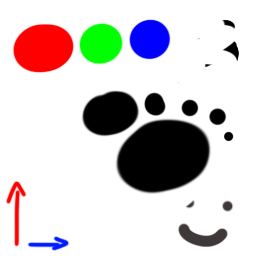
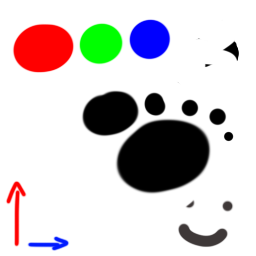
Layered file, before and after one edit (w=256, h=256). Changes by layer:
painted on "pisssisisisis" over [222, 19, 236, 29]
